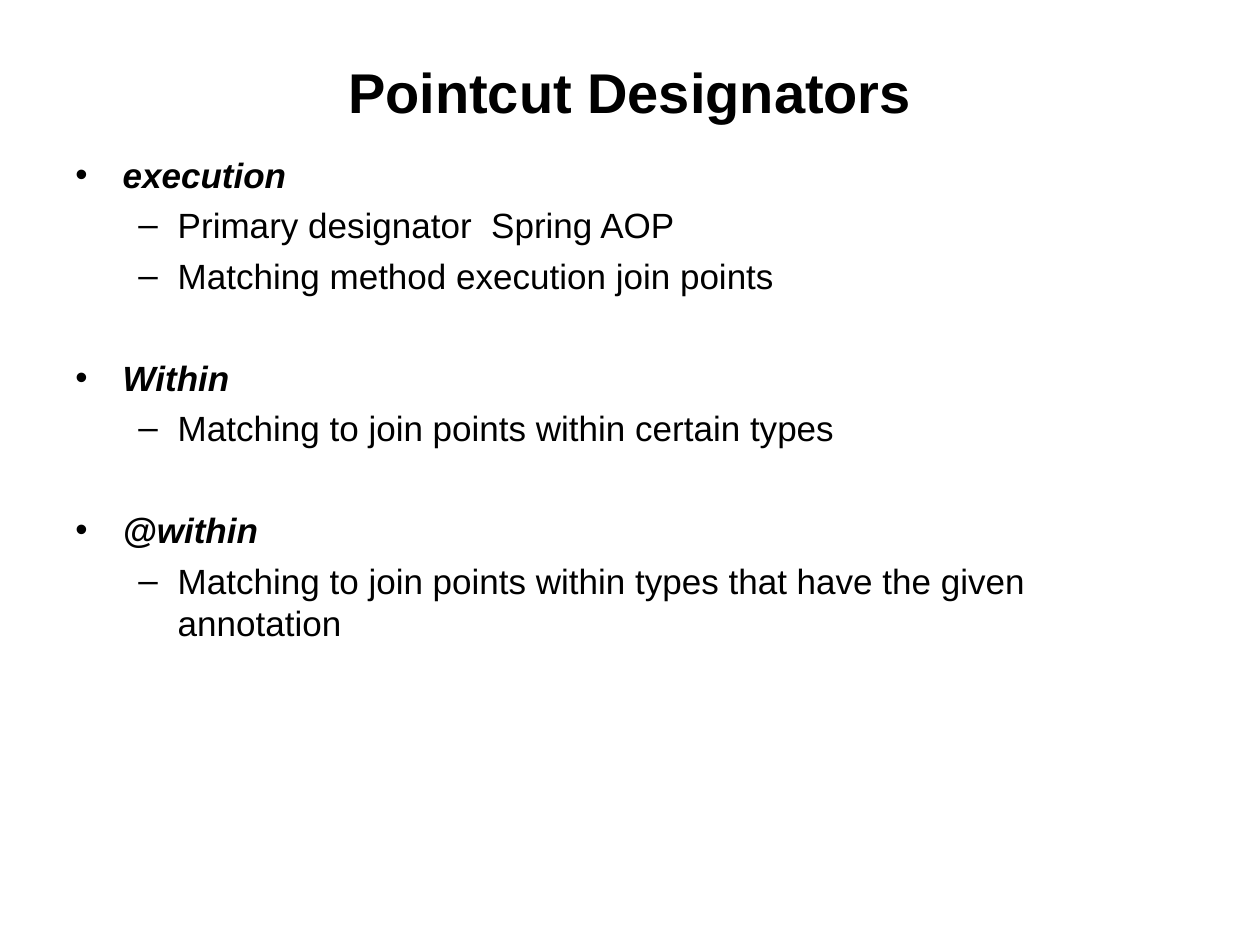
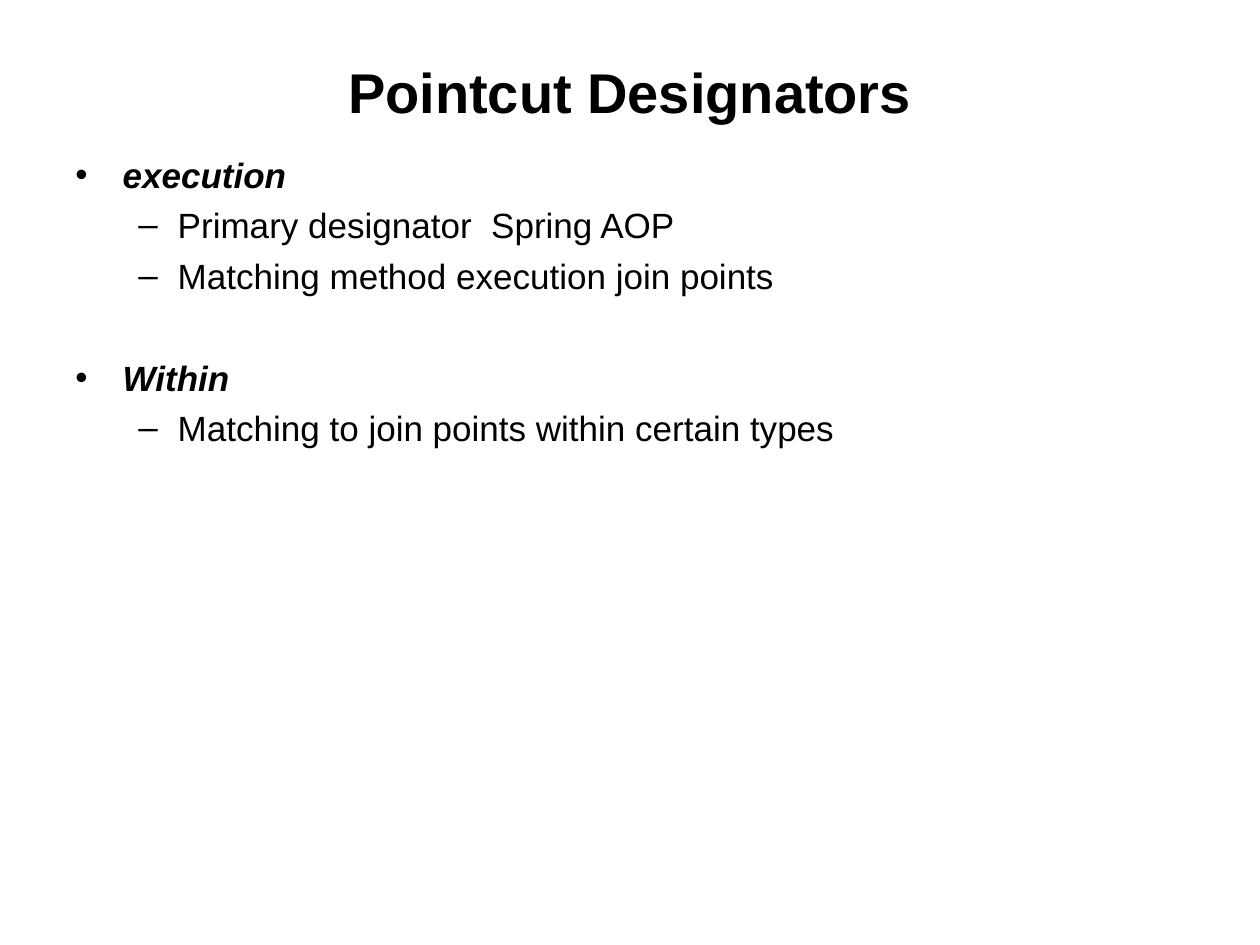
Before and after one commit to vatsanTraining/corejava, a slide deck: slide 56 of SpringBoot_Module1.ppt. Drawn at 1260x945 pixels with LibreOffice and Linux fonts; fonts in the diff are those of the drawing; background and template pictures are left out. Boxes give left, top, right and bottom in pixels: in the first picture for what was removed or moved away, otherwise in the second. Text is boxed around its words. In the diff, an @@ line names an element or a change of style, - is before the commit and + after.

```diff
--- a/SpringBoot_Module1.ppt
+++ b/SpringBoot_Module1.ppt
@@ text at bbox=[123, 517, 1025, 637]: paragraphs removed @@
-• @within
-  – Matching to join points within types that have the given annotation
```
Also in this commit, not shown: 1 other slide changed, 22 slides added, 1 slide removed.
